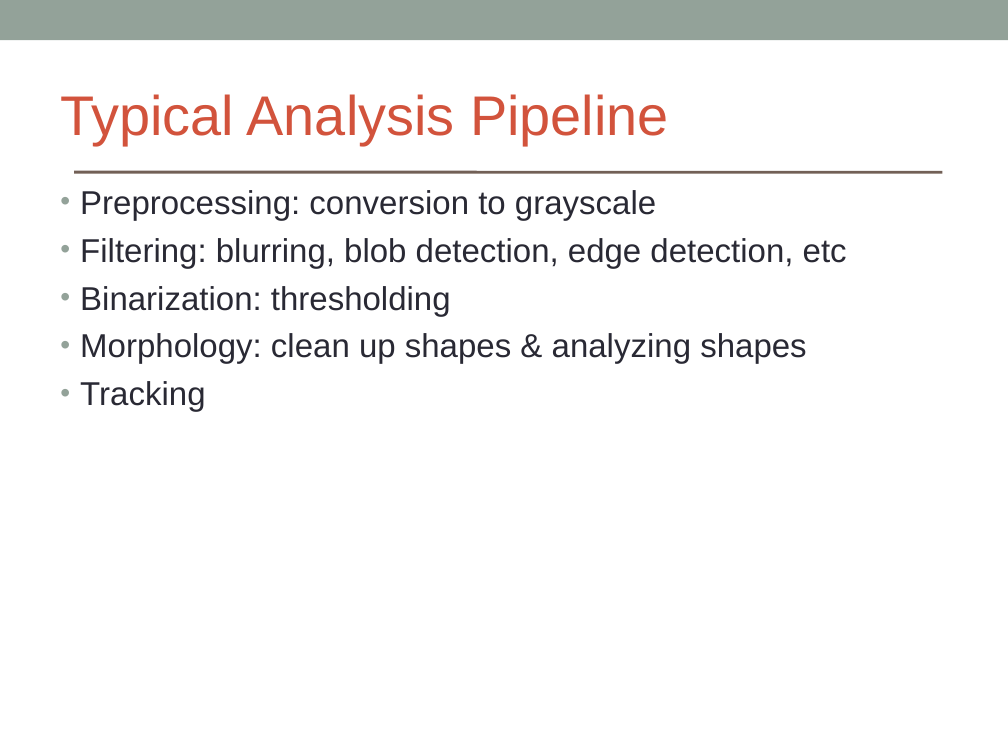
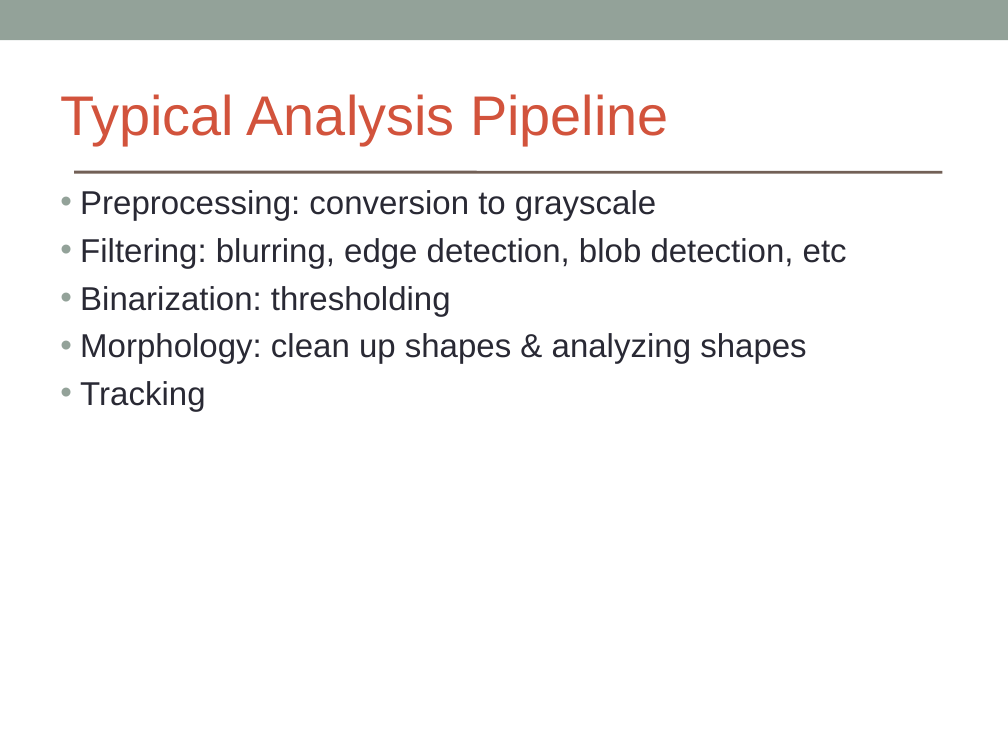
Before and after one commit to brikeats/Image-Analysis-in-Python, a slide deck: slide 9 of ImageAnalysisPython.ppt. Drawn at 1008x756 pixels with LibreOffice and Linux fonts; fonts in the diff are those of the drawing. Boxes give left, top, right and bottom in pixels: in the first picture for what was removed or moved away, otherwise in the second. Text is boxed around its words. In the diff, an @@ line names an element or a change of style, - is before the commit and + after.

```diff
--- a/ImageAnalysisPython.ppt
+++ b/ImageAnalysisPython.ppt
@@ text at bbox=[80, 238, 847, 268]: text changed @@
-• Filtering: blurring, blob detection, edge detection, etc
+• Filtering: blurring, edge detection, blob detection, etc
```
Also in this commit, not shown: 6 other slides changed, 2 other files.
